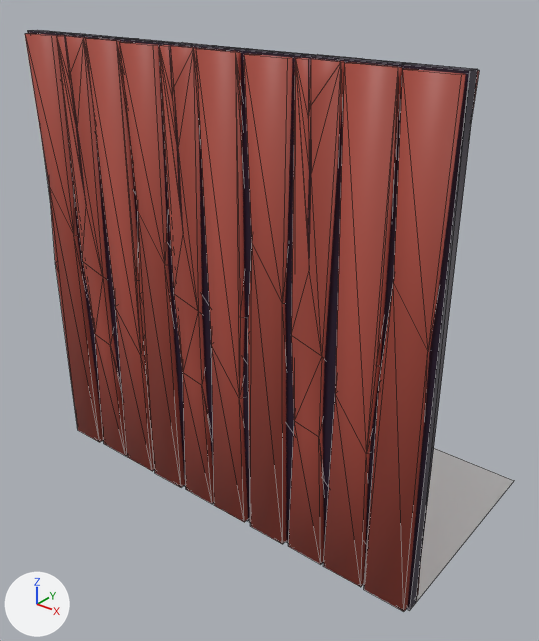
The glTF model Models/wall_p_1.glb: old version first, new version second.
Before and after are seen from a camera (50 mm lens) standing at (3.8, -4.04, 4.55) and looking at (0.0, 0.71, 1.61). The axes (+X, +Y, +Z) are drawn at lower left. The lights are the same throughout. Mesh edges are drawn as thin lines. Where no turn or scale is listed for an object, it has been applied to the vertices. Vertices at the same position are counted once.

Before the edit, the objects in view are built like this:
```python
ob_cube_008 = bpy.data.objects.new('Cube.008', me_cube_003)
ob_cube_008.location = (1.44, 0.0, 1.49)
ob_cube_017 = bpy.data.objects.new('Cube.017', me_cube_004)
ob_cube_017.location = (1.01, 0.0, 1.49)
ob_cube_018 = bpy.data.objects.new('Cube.018', me_cube_010)
ob_cube_018.location = (0.58, 0.0, 2.48)
ob_cube_019 = bpy.data.objects.new('Cube.019', me_cube_011)
ob_cube_019.location = (1.76, 0.0, 2.48)
ob_cube_020 = bpy.data.objects.new('Cube.020', me_cube_020)
ob_cube_020.location = (0.21, 0.0, 1.49)
ob_cube_021 = bpy.data.objects.new('Cube.021', me_cube_021)
ob_cube_021.location = (-0.22, 0.0, 1.49)
ob_cube_022 = bpy.data.objects.new('Cube.022', me_cube_022)
ob_cube_022.location = (-0.64, 0.0, 2.48)
ob_cube_023 = bpy.data.objects.new('Cube.023', me_cube_023)
ob_cube_023.location = (-0.97, 0.0, 1.49)
ob_plane_005 = bpy.data.objects.new('Plane.005', me_plane_005)
ob_plane_005.location = (0.0, 2.0, 0.0)
# also in view: 'Cube.025' at (-1.79, 0.01, 2.0); 'Cube.024' at (-1.38, 0.02, 2.0); 'Cube.007' at (0.0, 0.0, 2.0)
```
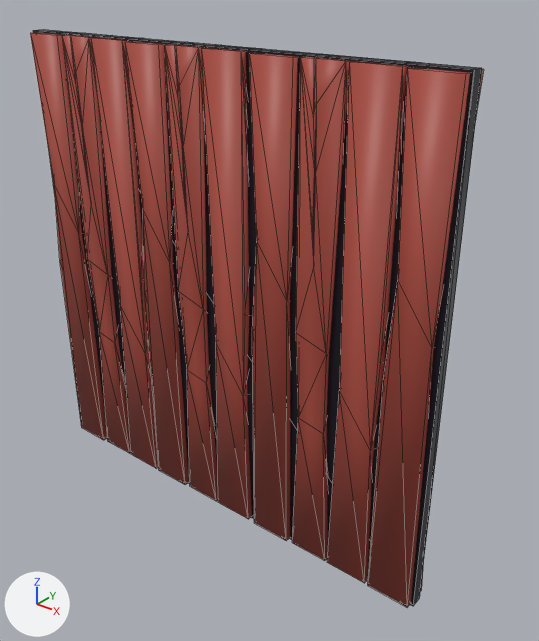
The change, as a diff of the scene's bpy script:
```diff
--- a/Models/wall_p_1.glb.py
+++ b/Models/wall_p_1.glb.py
@@ me_cube_001 @@
 # used by ob_cube_007; location = (0.0, 0.0, 0.0)
-me_cube_001.from_pydata(...)  # 8 vertices, 12 faces; spans x -2.0..2.0, y -0.05..0.05, z 0.0..4.0
+me_cube_001.from_pydata(...)  # 388 vertices, 732 faces; spans x -2.0..2.0, y -0.1..0.15, z 0.0..4.0
+# me_cube_001 part 1: 380 vertices added at x -1.97..1.98, y -0.1..0.15, z 0.02..3.99
+# me_cube_001 part 2: 12 kept faces spanning x -2.0..2.0, y -0.05..0.05, z 0.0..4.0 get new texture (UV) coordinates
+# me_cube_001 part 3: the surface is now shaded smooth
 me_cube_001.materials.append(mat_material_001)
@@ ob_cube_007 @@
 ob_cube_007 = bpy.data.objects.new('Cube.007', me_cube_001)
-ob_cube_007.location = (0.0, 0.0, 0.0)
+ob_cube_007.location = (0.0, 0.05, 0.0)
@@ ob_cube_008 @@
-ob_cube_008 = bpy.data.objects.new('Cube.008', me_cube_003)
-ob_cube_008.location = (1.44, 0.0, 1.49)
@@ ob_cube_017 @@
-ob_cube_017 = bpy.data.objects.new('Cube.017', me_cube_004)
-ob_cube_017.location = (1.01, 0.0, 1.49)
@@ ob_cube_018 @@
-ob_cube_018 = bpy.data.objects.new('Cube.018', me_cube_010)
-ob_cube_018.location = (0.58, 0.0, 2.48)
@@ ob_cube_019 @@
-ob_cube_019 = bpy.data.objects.new('Cube.019', me_cube_011)
-ob_cube_019.location = (1.76, 0.0, 2.48)
@@ ob_cube_020 @@
-ob_cube_020 = bpy.data.objects.new('Cube.020', me_cube_020)
-ob_cube_020.location = (0.21, 0.0, 1.49)
@@ ob_cube_021 @@
-ob_cube_021 = bpy.data.objects.new('Cube.021', me_cube_021)
-ob_cube_021.location = (-0.22, 0.0, 1.49)
@@ ob_cube_022 @@
-ob_cube_022 = bpy.data.objects.new('Cube.022', me_cube_022)
-ob_cube_022.location = (-0.64, 0.0, 2.48)
@@ ob_cube_023 @@
-ob_cube_023 = bpy.data.objects.new('Cube.023', me_cube_023)
-ob_cube_023.location = (-0.97, 0.0, 1.49)
@@ ob_cube_024 @@
-ob_cube_024 = bpy.data.objects.new('Cube.024', me_cube_024)
-ob_cube_024.location = (-1.4, 0.0, 1.49)
@@ ob_cube_025 @@
-ob_cube_025 = bpy.data.objects.new('Cube.025', me_cube_025)
-ob_cube_025.location = (-1.83, 0.0, 2.48)
@@ ob_plane_005 @@
-ob_plane_005 = bpy.data.objects.new('Plane.005', me_plane_005)
-ob_plane_005.location = (0.0, 2.0, 0.0)
```

Boxes (x1, y1, x2, y2) around the edits, measured in the pictures (539 x 641 px):
'Cube.007', reshaped, moved: before (28, 30, 478, 610); after (30, 29, 483, 607)
'Cube.019', deleted (red): before (364, 69, 479, 611)
'Cube.008', deleted (brown): before (324, 62, 402, 587)
'Cube.017', deleted (red): before (288, 55, 361, 564)
'Cube.018', deleted (red): before (244, 54, 292, 544)
'Cube.020', deleted (red): before (196, 48, 248, 522)
'Cube.022', deleted (red): before (119, 42, 185, 487)
'Cube.021', deleted (red): before (159, 43, 214, 504)
'Cube.023', deleted (red): before (85, 38, 154, 471)
'Cube.025', deleted (brown): before (25, 33, 103, 442)
'Cube.024', deleted (red): before (56, 35, 127, 456)
'Plane.005', deleted: before (414, 448, 514, 605)
part 1 of me_cube_001, added (red): after (30, 33, 483, 607)
part 2 of me_cube_001, surface changed: before (28, 30, 478, 610); after (33, 29, 482, 606)
